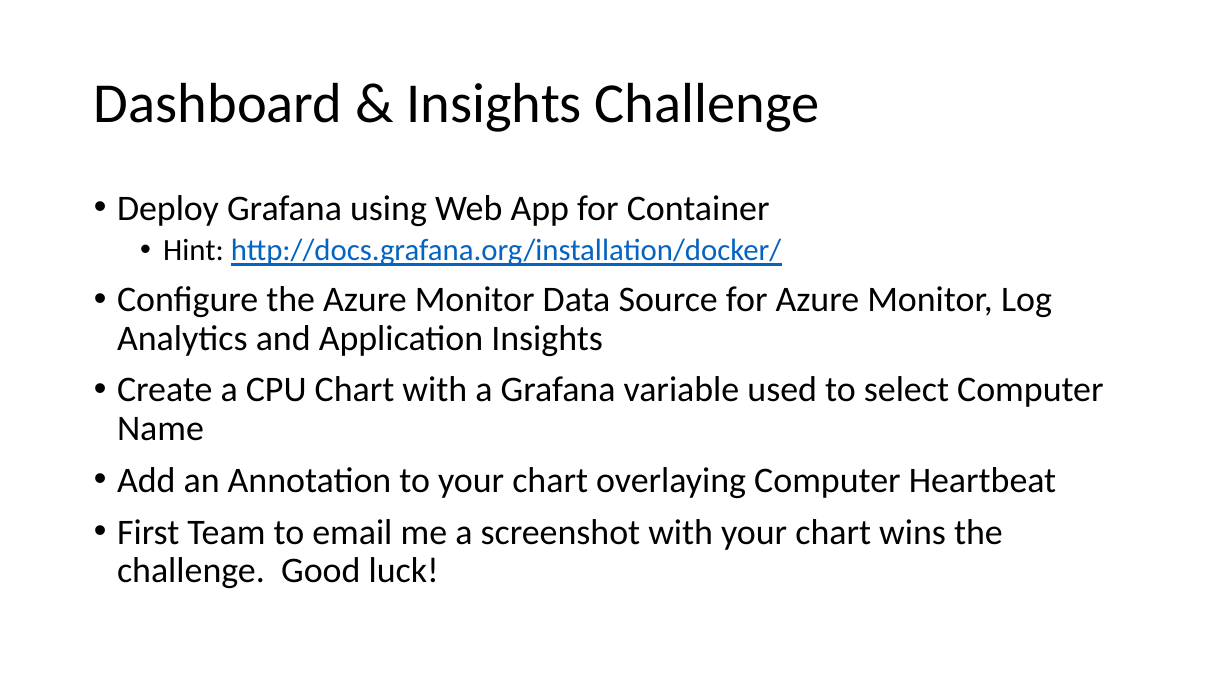
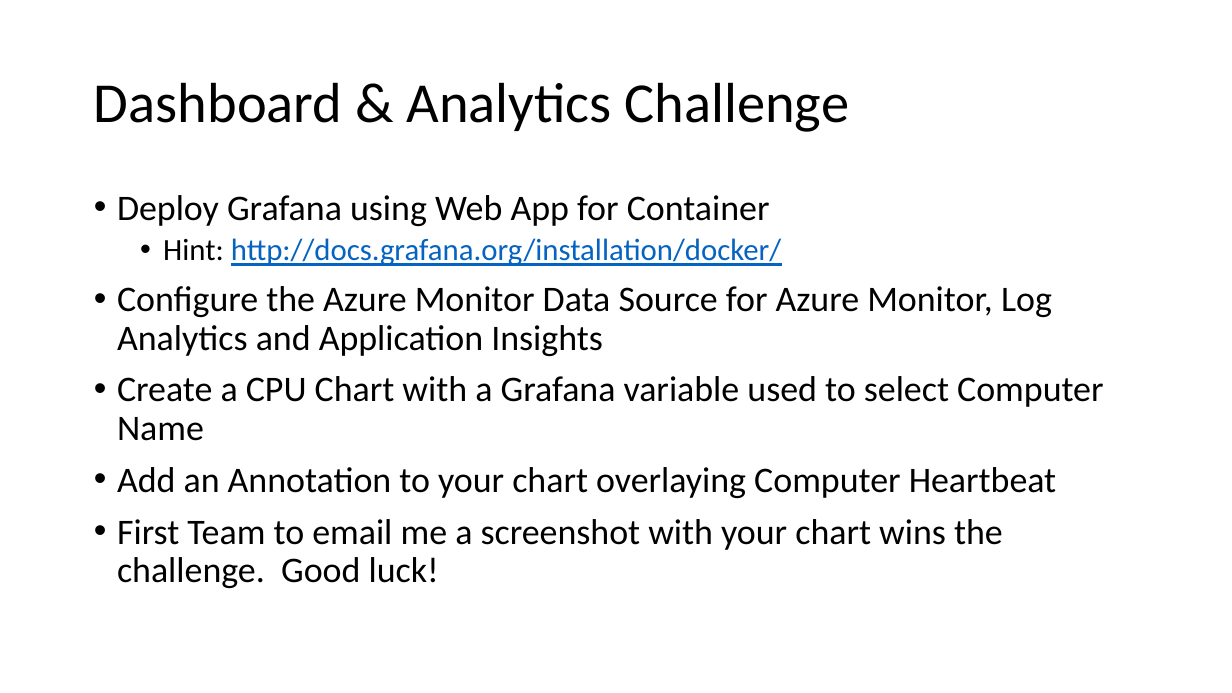
Before and after one commit to rkuehfus/pre-ready-2019-H1, a slide deck: slide 9 of Student/Guides/Challenges.pptx. Drawn at 1232x693 pixels with LibreOffice and Linux fonts; fonts in the diff are those of the drawing. Boxes give left, top, right and bottom in pixels: in the first picture for what was removed or moved away, otherwise in the second. Text is boxed around its words. In the diff, an @@ line names an element or a change of style, - is before the commit and + after.

Commit message:
Adding Workbooks Challenge
Adding new Workbooks Challenge that can completed in addition to or instead of Grafana integration challenge.
Updated version of App Insights SDK mentioned to 2.12 in App Insights Challenge.

```diff
--- a/Student/Guides/Challenges.pptx
+++ b/Student/Guides/Challenges.pptx
@@ title at box(94, 82, 850, 132): text changed @@
-Dashboard & Insights Challenge
+Dashboard & Analytics Challenge
```
Also in this commit, not shown: 3 other slides changed, 1 slide added.
